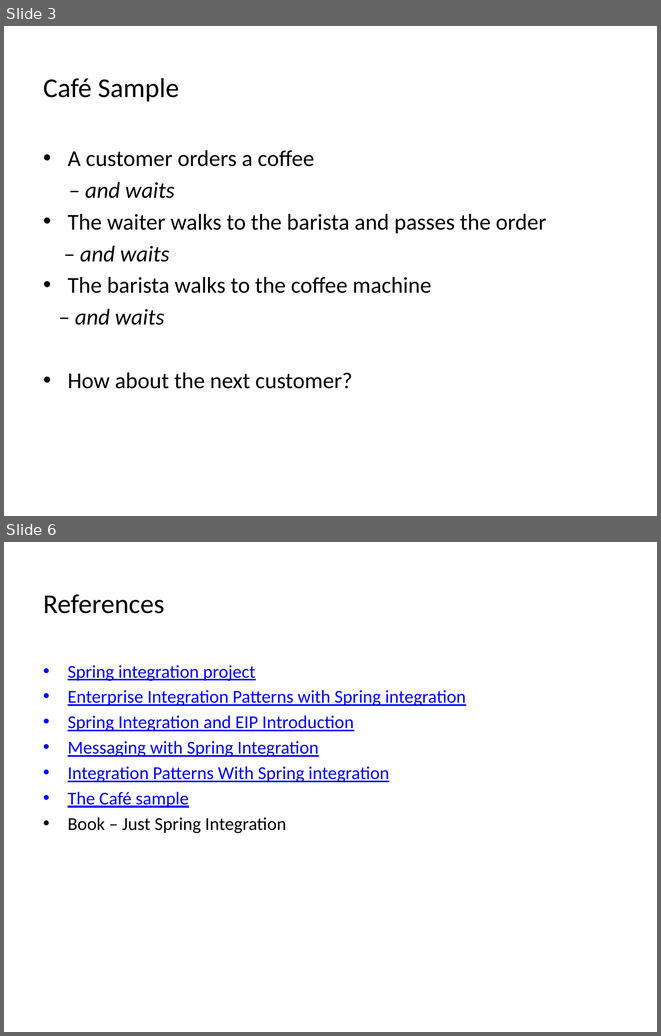
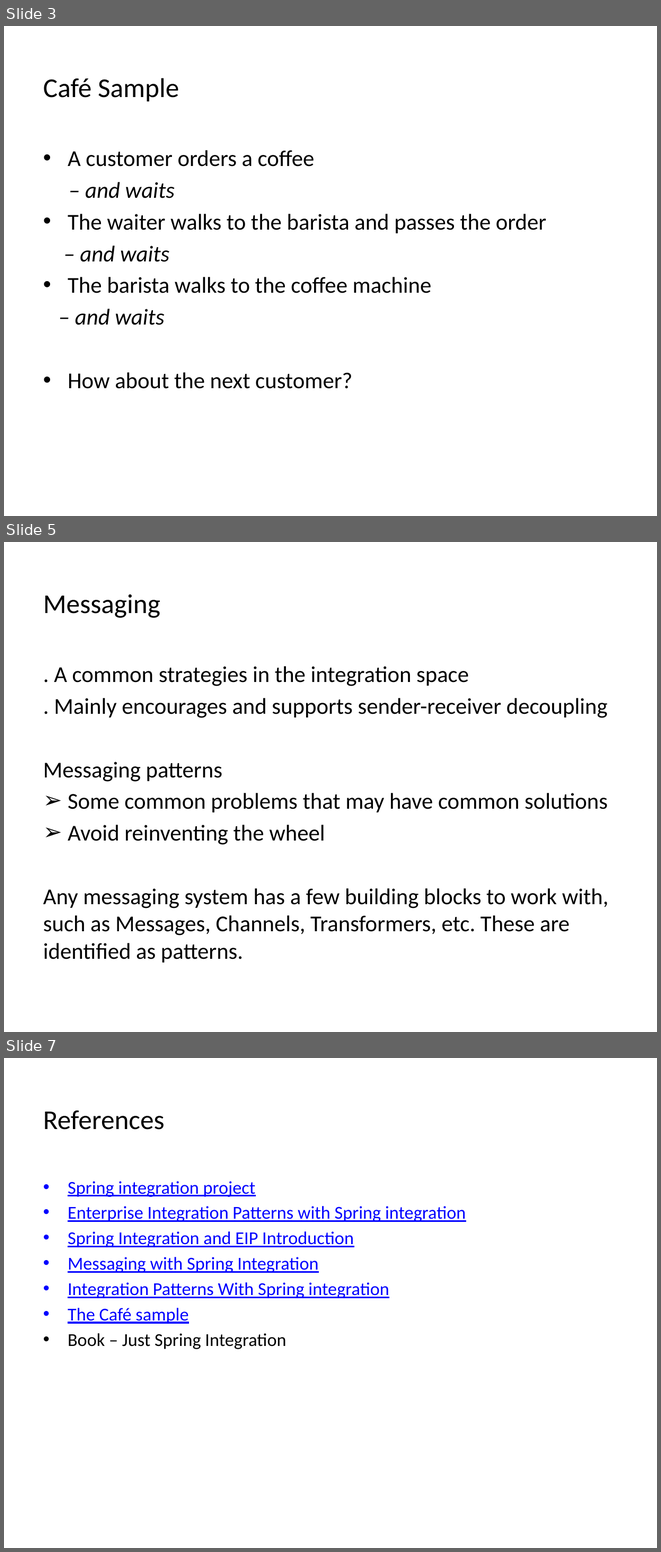
Before and after one commit to phuongtt2a/cafe, a slide deck: cafe/docs/Spring_Integration.pptx. Shown one above the other, each under a label of ours: slides 3 and 6 before the commit, slides 3, 5 and 7 after it; the slides between them are not shown. The pictures are 661x1036 and 661x1552 pixels, drawn with LibreOffice and Linux fonts; fonts in the diff are those of the drawing. Boxes give left, top, right and bottom in pixels: in the first picture for what was removed or moved away, otherwise in the second. Text is boxed around its words. In the diff, an @@ line names an element or a change of style, - is before the commit and + after.

```diff
--- a/cafe/docs/Spring_Integration.pptx
+++ b/cafe/docs/Spring_Integration.pptx
@@ slide 5 added at <box>4,542,657,1032</box>, background #FFFFFF @@
@@ title added at <box>43,594,160,618</box>, 30 pt, text #000000 @@
+Messaging
@@ text added at <box>43,666,609,962</box>, 25 pt, text #000000 @@
+. A common strategies in the integration space
+. Mainly encourages and supports sender-receiver decoupling
+Messaging patterns
+➢ Some common problems that may have common solutions
+➢ Avoid reinventing the wheel
+Any messaging system has a few building blocks to work with, such as Messages, Channels, Transformers, etc. These are identified as patterns.
@@ what was slide 6 is now slide 7 @@
```
Also in this commit, not shown: 2 slides changed.
